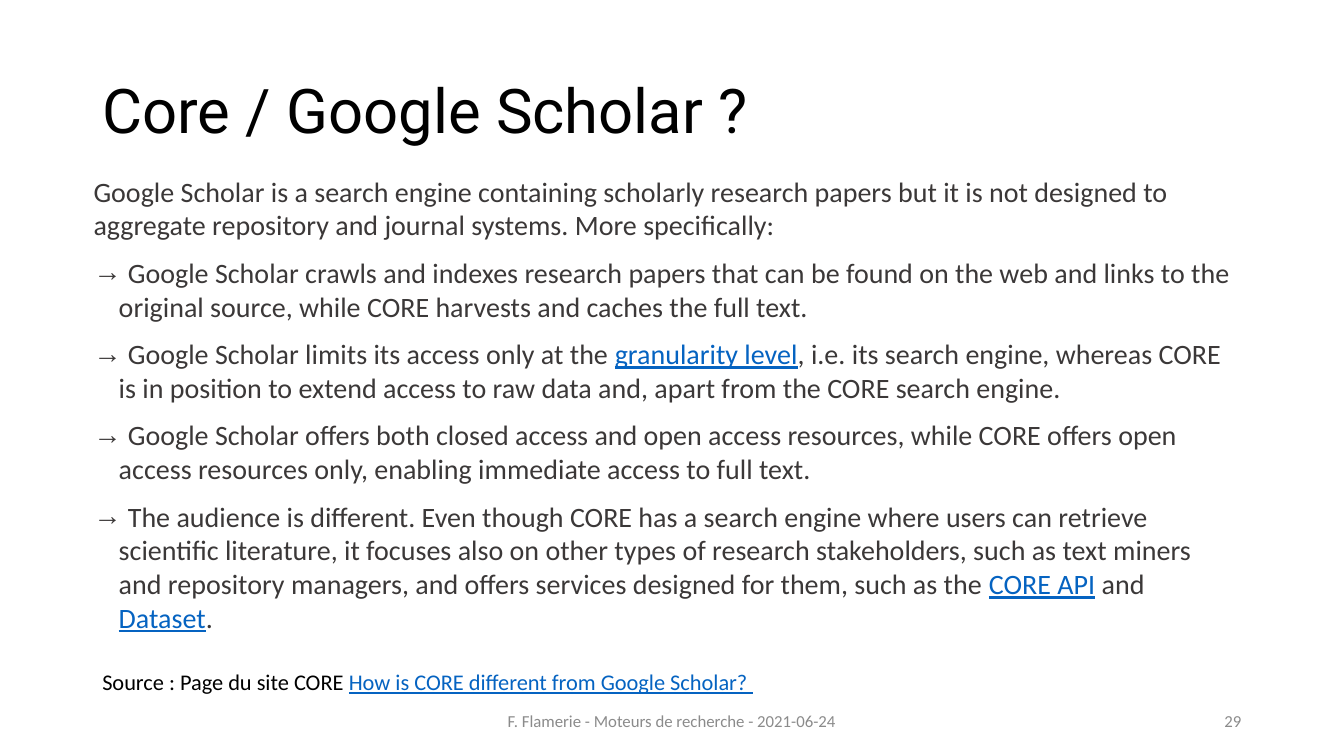
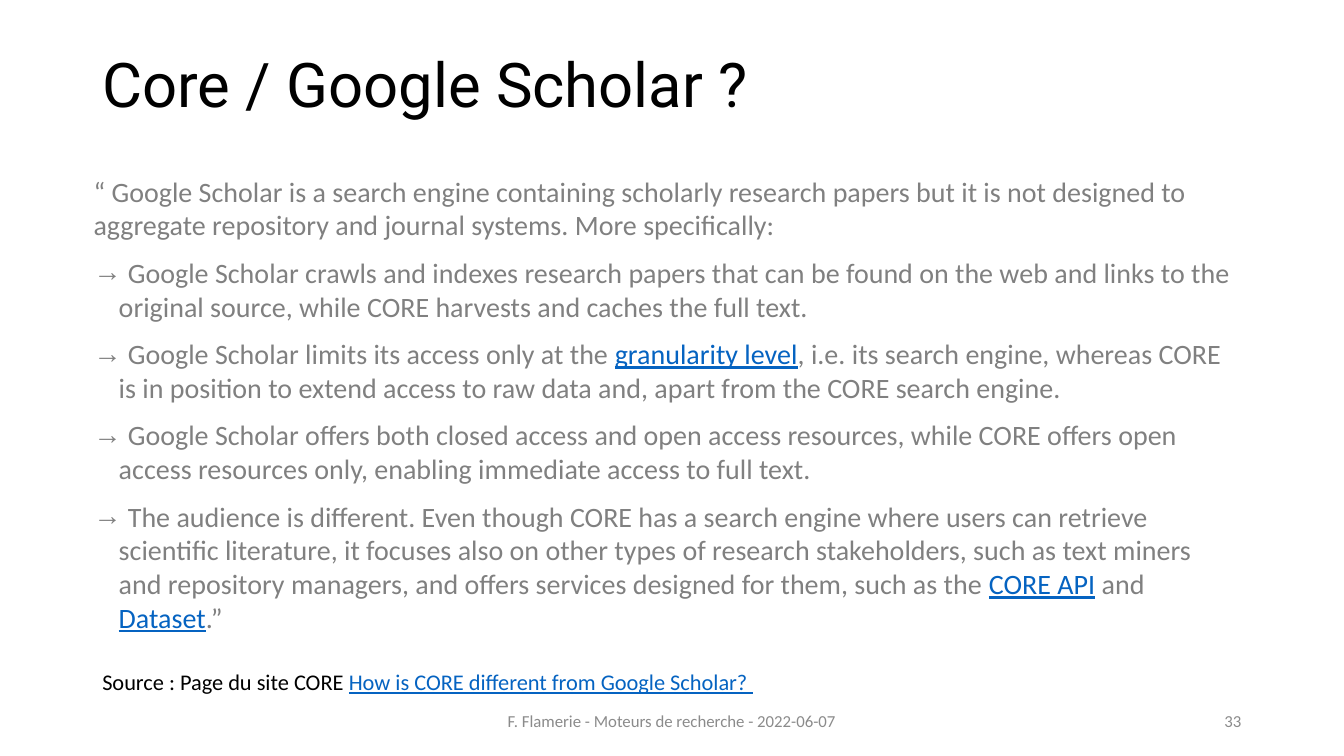
Before and after one commit to fflamerie/formbiblio, a slide deck: slide 33 of docs/module1-3_moteurs_recherche.pptx (slide 29 before the commit). Drawn at 1344x756 pixels with LibreOffice and Linux fonts; fonts in the diff are those of the drawing. Boxes give left, top, right and bottom in pixels: in the first picture for what was removed or moved away, otherwise in the second. Text is boxed around its words. In the diff, an @@ line names an element or a change of style, - is before the commit and + after.

```diff
--- a/docs/module1-3_moteurs_recherche.pptx
+++ b/docs/module1-3_moteurs_recherche.pptx
@@ title "Core / Google Scholar ?": place and size @@
-title "Core / Google Scholar ?" at (102, 86, 703, 146)
+title "Core / Google Scholar ?" at (102, 60, 703, 120)
@@ text at (94, 182, 1185, 240): text changed; text colour #3B3838 to #808080 @@
-Google Scholar is a search engine containing scholarly research papers but it is not designed to aggregate repository and journal systems. More specifically:
+“ Google Scholar is a search engine containing scholarly research papers but it is not designed to aggregate repository and journal systems. More specifically:
@@ text at (119, 263, 1229, 484): text colour #3B3838 to #808080 in "Google Scholar crawls and indexes research papers ...", "Google Scholar limits its access only at ...", "Google Scholar offers both closed access and ..." @@
@@ text at (119, 507, 1191, 632): text changed; text colour #3B3838 to #808080 @@
-→ The audience is different. Even though CORE has a search engine where users can retrieve scientific literature, it focuses also on other types of research stakeholders, such as text miners and repository managers, and offers services designed for them, such as the CORE API and Dataset.
+→ The audience is different. Even though CORE has a search engine where users can retrieve scientific literature, it focuses also on other types of research stakeholders, such as text miners and repository managers, and offers services designed for them, such as the CORE API and Dataset.”
@@ text at (508, 715, 835, 727): text changed @@
-F. Flamerie - Moteurs de recherche - 2021-06-24
+F. Flamerie - Moteurs de recherche - 2022-06-07
@@ page number at (1224, 716, 1241, 727): text changed @@
-29
+33
```
Also in this commit, not shown: 28 other slides changed, 5 slides added, 1 slide removed, 15 other files.
